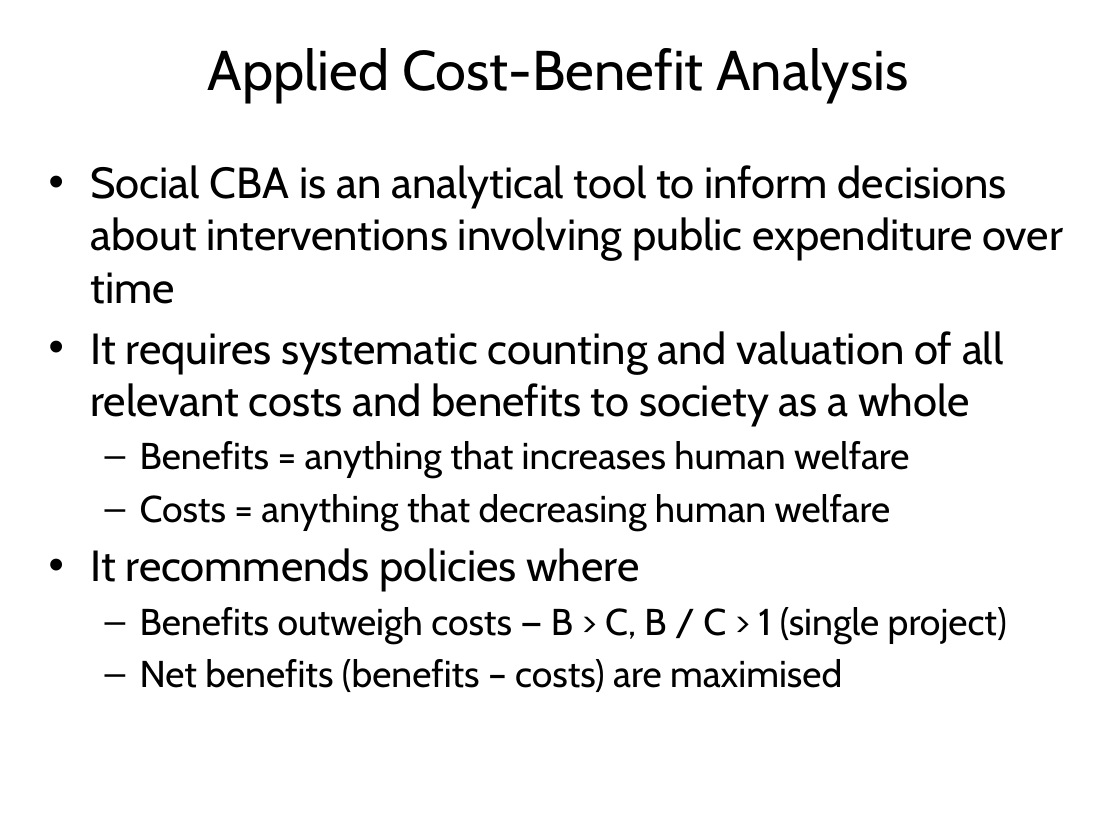
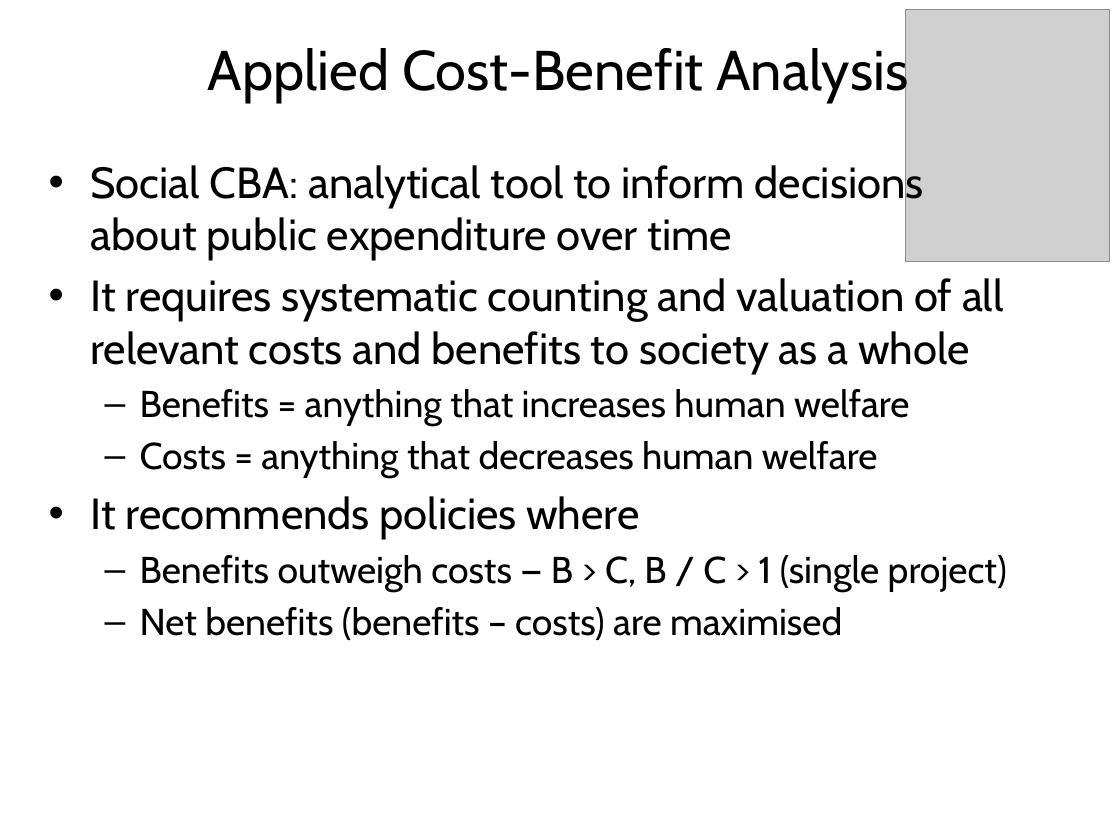
Before and after one commit to rtol/Environmental-Economics, a slide deck: slide 32 of EE3 Targets.pptx (slide 27 before the commit). Drawn at 1120x840 pixels with LibreOffice and Linux fonts; fonts in the diff are those of the drawing; grey boxes stand for pictures. Boxes give left, top, right and bottom in pixels: in the first picture for what was removed or moved away, otherwise in the second. Text is boxed around its words. In the diff, an @@ line names an element or a change of style, - is before the commit and + after.

```diff
--- a/EE3 Targets.pptx
+++ b/EE3 Targets.pptx
@@ picture added at (905, 9, 1109, 261) @@
@@ text at (91, 161, 924, 261): text changed @@
-• Social CBA is an analytical tool to inform decisions about interventions involving public expenditure over time
+• Social CBA: analytical tool to inform decisions about public expenditure over time
@@ text at (140, 441, 877, 478): text changed @@
-  – Costs = anything that decreasing human welfare
+  – Costs = anything that decreases human welfare
```
Also in this commit, not shown: 10 other slides changed, 6 slides added, 8 other files.
